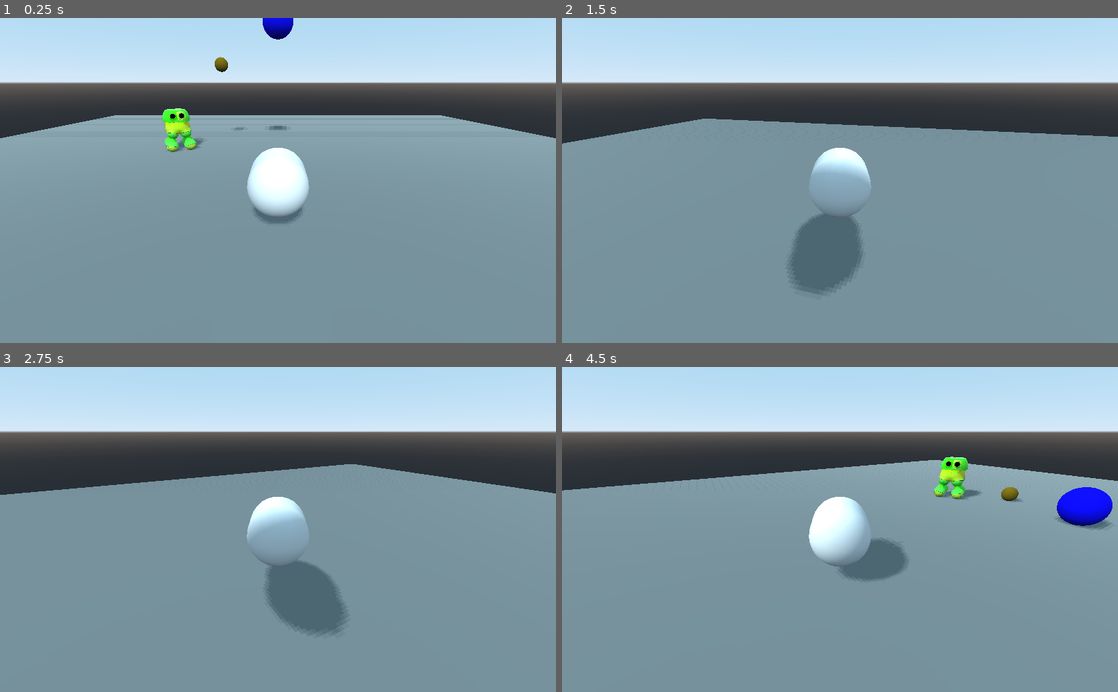
Above: before the commit, frames 1-4 (two rows, left to right).
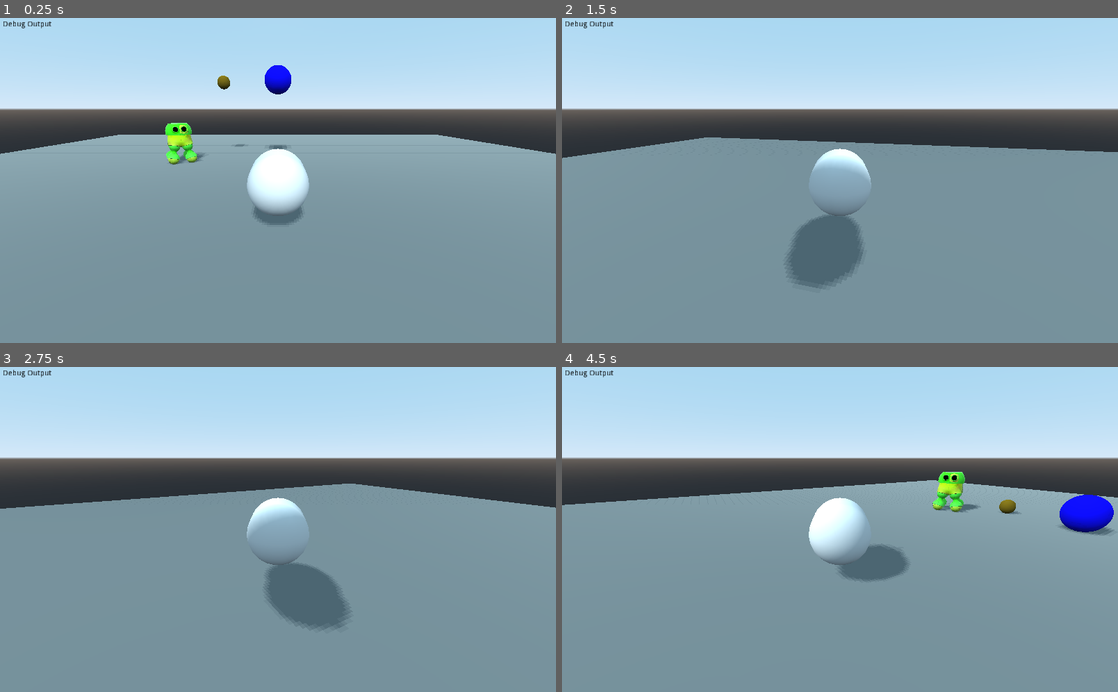
Above: after the commit, the same moments.

Repository: ajahar/FGJ_2021
Game: Godot game, scene res://SandboxScenes/Antti.tscn
Two runs of this game, one before a commit and one after it. Both use one fixed random seed, a clock stepped at 60 frames per second and the inputs below. This scene is started directly instead of the project's main scene.
Inputs:
- Up to frame 1 (0.25 s): no input
- Up to frame 2 (1.5 s): hold D (right) 0.53-1.28 s; hold A (left) from 1.28 s (still down)
- Up to frame 3 (2.75 s): release A (left) at 2.03 s; hold D (right) from 2.03 s (still down)
- Up to frame 4 (4.5 s): release D (right) at 2.78 s; hold W (forward) 2.78-3.53 s; hold A (left) from 3.53 s (still down)

The runs differ from the first frame. In frame 1, 18% of the frame differs, in the area x 0-100%, y 0-64%; in frame 2, 18%; in frame 3, 18%; in frame 4, 19%, in the area x 0-100%, y 0-66%.

Commit message:
Reusable camera system

Diff:
--- /dev/null
+++ b/Actors/Ball.tscn
@@ -0,0 +1,18 @@
+[gd_scene load_steps=4 format=2]
+
+[sub_resource type="SpatialMaterial" id=4]
+albedo_color = Color( 0.0470588, 0.0431373, 0.964706, 1 )
+
+[sub_resource type="SphereMesh" id=5]
+material = SubResource( 4 )
+
+[sub_resource type="SphereShape" id=6]
+
+[node name="Ball" type="RigidBody"]
+
+[node name="MeshInstance" type="MeshInstance" parent="."]
+mesh = SubResource( 5 )
+material/0 = null
+
+[node name="CollisionShape" type="CollisionShape" parent="."]
+shape = SubResource( 6 )
--- a/SandboxScenes/Antti.gd
+++ b/SandboxScenes/Antti.gd
@@ -1,24 +1,19 @@
 extends Node
 
 onready var player: KinematicBody = $Player
-onready var camera: Camera = $Camera
 onready var ball: RigidBody = $Ball
 onready var pellet: RigidBody = $Pellet
+onready var output: Label = $Output
 
-var camera_dir: Vector3
-var camera_distance = 8
+var hit_count = 0
 
 # Called when the node enters the scene tree for the first time.
 func _ready():
-	camera_dir = (player.transform.origin + camera.transform.origin).normalized()
-	camera_dir *= camera_distance
 	pellet.connect("body_entered", self, "hit_pellet")
 
 # Called every frame. 'delta' is the elapsed time since the previous frame.
 func _process(delta):
-	camera.transform = player.transform
-	camera.translate(camera_dir)
-	camera.look_at(player.transform.origin, Vector3.UP)
+	pass
 
 func _physics_process(delta):
 	var movement = Vector3.ZERO
@@ -34,4 +29,6 @@
 
 func hit_pellet(body):
 	if body.name == "Player":
+		hit_count += 1
+		output.set_text("Hit Pellet: %s" % hit_count)
 		print("Hit Pellet")
--- a/SandboxScenes/Antti.tscn
+++ b/SandboxScenes/Antti.tscn
@@ -1,7 +1,9 @@
-[gd_scene load_steps=14 format=2]
+[gd_scene load_steps=13 format=2]
 
 [ext_resource path="res://SandboxScenes/Antti.gd" type="Script" id=1]
 [ext_resource path="res://Actors/Robo.tscn" type="PackedScene" id=2]
+[ext_resource path="res://Actors/Ball.tscn" type="PackedScene" id=3]
+[ext_resource path="res://Systems/FollowCamera.tscn" type="PackedScene" id=4]
 
 [sub_resource type="SpatialMaterial" id=1]
 albedo_color = Color( 0.462745, 0.482353, 0.482353, 1 )
@@ -12,14 +14,6 @@
 
 [sub_resource type="BoxShape" id=3]
 extents = Vector3( 25, 1, 25 )
-
-[sub_resource type="SpatialMaterial" id=4]
-albedo_color = Color( 0.0470588, 0.0431373, 0.964706, 1 )
-
-[sub_resource type="SphereMesh" id=5]
-material = SubResource( 4 )
-
-[sub_resource type="SphereShape" id=6]
 
 [sub_resource type="CapsuleMesh" id=7]
 
@@ -39,8 +33,19 @@
 [node name="AnttiSandbox" type="Spatial"]
 script = ExtResource( 1 )
 
-[node name="Camera" type="Camera" parent="."]
-transform = Transform( 1, 0, 0, 0, 0.819152, 0.573577, 0, -0.573577, 0.819152, 0, 5.42985, 11.5876 )
+[node name="Output" type="Label" parent="."]
+margin_left = 5.0
+margin_top = 5.0
+margin_right = 600.0
+margin_bottom = 600.0
+custom_colors/font_color = Color( 0, 0, 0, 1 )
+text = "Debug Output"
+__meta__ = {
+"_edit_use_anchors_": false
+}
+
+[node name="FollowCamera" parent="." instance=ExtResource( 4 )]
+target_node = NodePath("../Player")
 
 [node name="DirectionalLight" type="DirectionalLight" parent="."]
 transform = Transform( 1, 0, 0, 0, 0.707107, 0.707107, 0, -0.707107, 0.707107, 0, 14.9921, 12.5608 )
@@ -59,15 +64,8 @@
 transform = Transform( 1, 0, 0, 0, 1, 0, 0, 0, 1, 0, -1, 0 )
 shape = SubResource( 3 )
 
-[node name="Ball" type="RigidBody" parent="."]
-transform = Transform( 1, 0, 0, 0, 1, 0, 0, 0, 1, 0, 8.51518, -5.5912 )
-
-[node name="MeshInstance" type="MeshInstance" parent="Ball"]
-mesh = SubResource( 5 )
-material/0 = null
-
-[node name="CollisionShape" type="CollisionShape" parent="Ball"]
-shape = SubResource( 6 )
+[node name="Ball" parent="." instance=ExtResource( 3 )]
+transform = Transform( 1, 0, 0, 0, 1, 0, 0, 0, 1, 0, 6.16667, -6.16068 )
 
 [node name="Player" type="KinematicBody" parent="."]
 transform = Transform( 1, 0, 0, 0, 1, 0, 0, 0, 1, 0, 1.49701, 4.87061 )
--- /dev/null
+++ b/Systems/FollowCamera.gd
@@ -0,0 +1,20 @@
+extends Camera
+
+export(NodePath) var target_node
+export(float) var camera_distance = 8
+
+var camera_dir: Vector3
+var target: Spatial
+
+# Called when the node enters the scene tree for the first time.
+func _ready():
+	target = get_node(target_node)
+	camera_dir = (target.transform.origin + self.transform.origin).normalized()
+	camera_dir *= camera_distance
+
+
+# Called every frame. 'delta' is the elapsed time since the previous frame.
+func _process(delta):
+	self.transform = target.transform
+	self.translate(camera_dir)
+	self.look_at(target.transform.origin, Vector3.UP)
--- /dev/null
+++ b/Systems/FollowCamera.tscn
@@ -0,0 +1,7 @@
+[gd_scene load_steps=2 format=2]
+
+[ext_resource path="res://Systems/FollowCamera.gd" type="Script" id=1]
+
+[node name="FollowCamera" type="Camera"]
+transform = Transform( 1, 0, 0, 0, 0.819152, 0.573577, 0, -0.573577, 0.819152, 0, 0, 0 )
+script = ExtResource( 1 )
